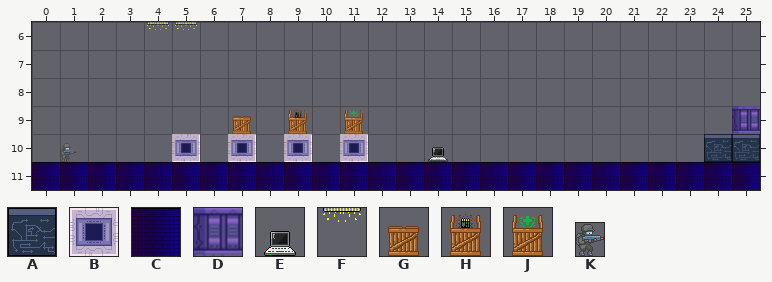
Level history. Tiled map: Data/tmx/Prueba2.tmx. Above is the file before it was changed.
Cells are 48x48 px. Shown: x 0..25, y 6..11.
Key: from "Prueba": A 1 "sprite_1", B 3 "sprite_3", C 4 "sprite_4", D 6 "sprite_6", E 7 "sprite_7", F 8 "sprite_8", G 15 "sprite_15", H 16 "sprite_16", J 17 "sprite_17", K 18 "sprite_18".
_ is an empty cell.
Layer "Capa de patrones 1" before, first column x 0:
 6 ____FF____________________
 7 __________________________
 8 __________________________
 9 _______G_H_J_____________D
10 _K___B_B_B_B__E_________AA
11 CCCCCCCCCCCCCCCCCCCCCCCCCC
The same view after the edit:
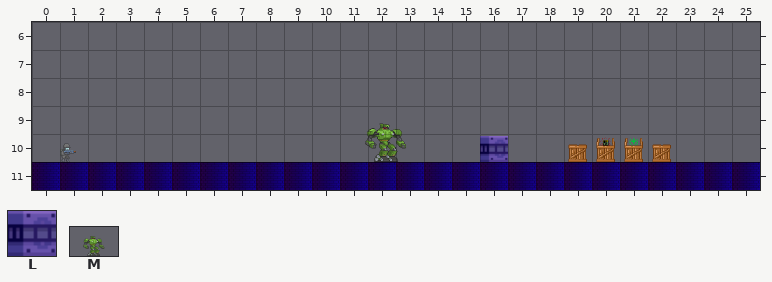
Further tiles: from "Prueba": L 5 "sprite_5", M 21 "sprite_21".
What changed:
Changed rows in their new state; . is an unchanged cell.
Layer "Capa de patrones 1":
first column x 4:
 6 __....................
 9 ..._._._............._
10 ._._._.M.._.L..GHJG.__
